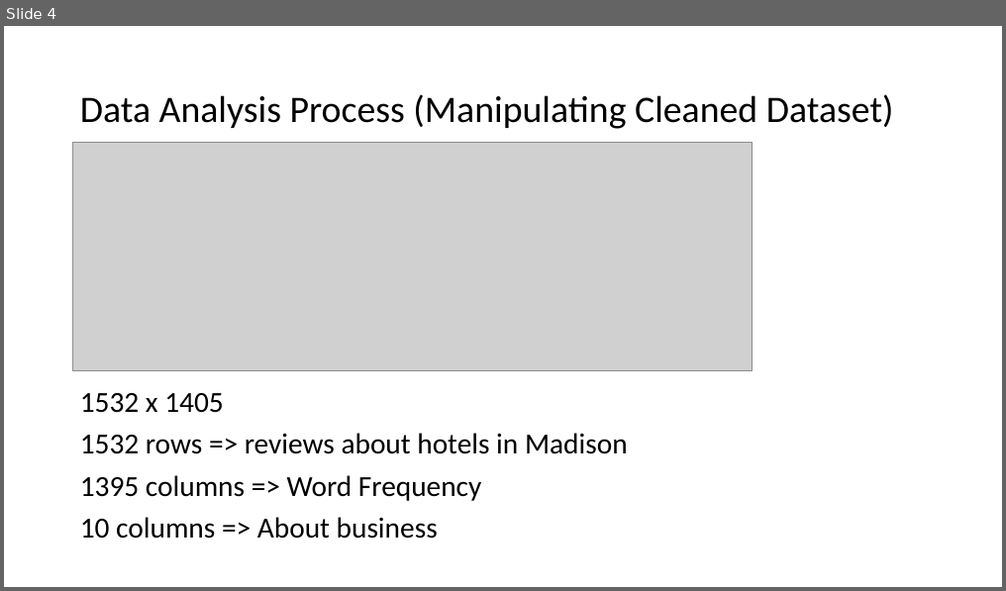
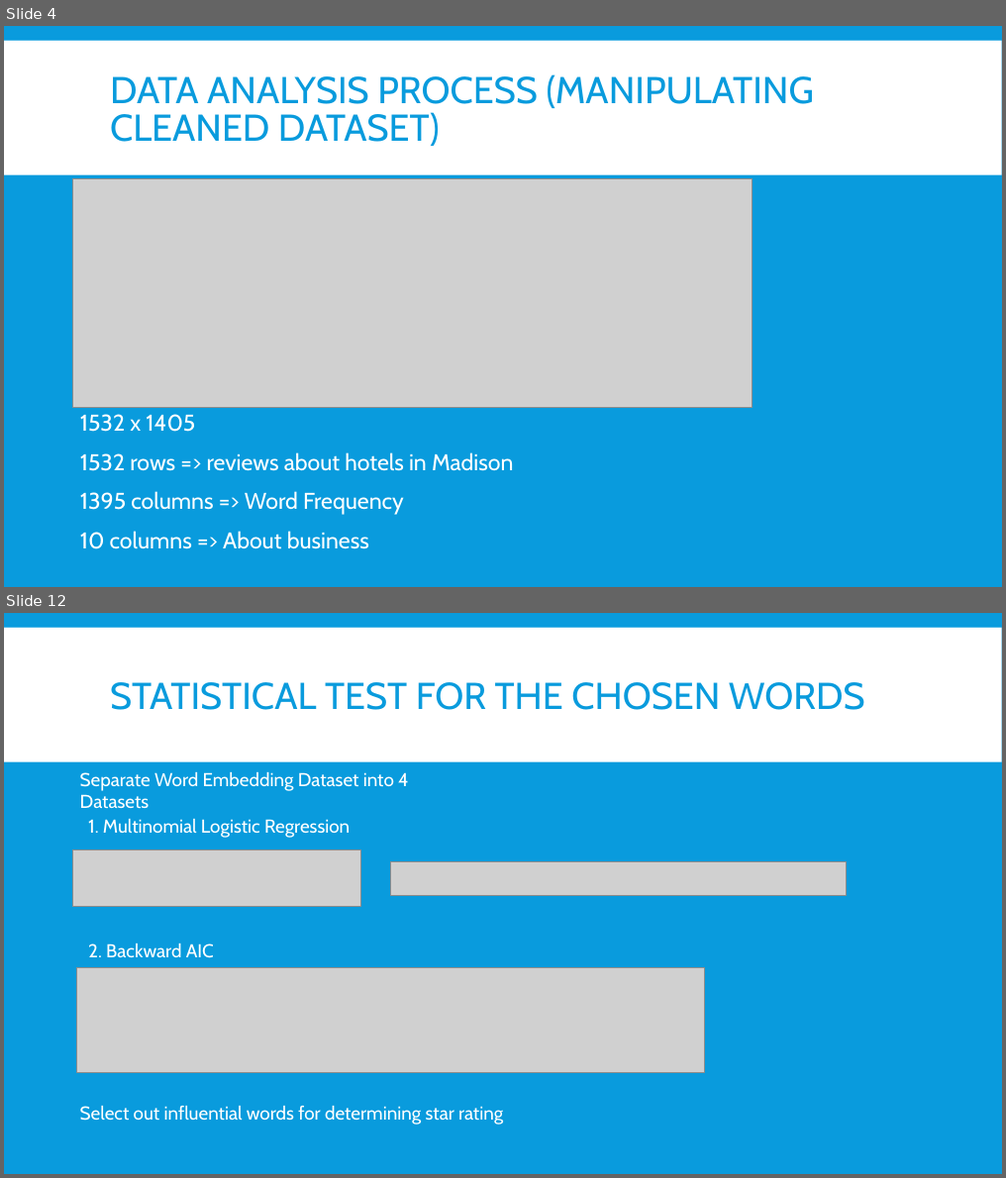
Before and after one commit to cocofreefarm/Module3, a slide deck: Hotels in Madison Area.pptx. Shown one above the other, each under a label of ours: slide 4 before the commit, slides 4 and 12 after it; the slides between them are not shown. The pictures are 1006x591 and 1006x1178 pixels, drawn with LibreOffice and Linux fonts; fonts in the diff are those of the drawing; grey boxes stand for pictures. Boxes give left, top, right and bottom in pixels: in the first picture for what was removed or moved away, otherwise in the second. Text is boxed around its words. In the diff, an @@ line names an element or a change of style, - is before the commit and + after.

```diff
--- a/Hotels in Madison Area.pptx
+++ b/Hotels in Madison Area.pptx
@@ slide 12 added at (x1=4, y1=613, x2=1002, y2=1174), background #099BDD; not listed: 1 template element that a slide beside it also shows @@
@@ title added at (x1=110, y1=682, x2=865, y2=710), 36 pt, text #099BDD @@
+STATISTICAL TEST FOR THE CHOSEN WORDS
@@ text added at (x1=80, y1=771, x2=409, y2=809), 18 pt, text #FFFFFF @@
+Separate Word Embedding Dataset into 4 Datasets
@@ text added at (x1=88, y1=818, x2=350, y2=838), 18 pt, text #FFFFFF @@
+1. Multinomial Logistic Regression
@@ picture added at (x1=73, y1=850, x2=361, y2=907) @@
@@ picture added at (x1=390, y1=861, x2=846, y2=895) @@
@@ picture added at (x1=76, y1=968, x2=704, y2=1072) @@
@@ text added at (x1=88, y1=943, x2=214, y2=959), 18 pt, text #FFFFFF @@
+2. Backward AIC
@@ text added at (x1=80, y1=1105, x2=503, y2=1125), 18 pt, text #FFFFFF @@
+Select out influential words for determining star rating
@@ slide 4 changed as well @@
@@ background #FFFFFF to #099BDD @@
@@ rectangle added at (x1=4, y1=40, x2=1002, y2=174), fill #FFFFFF @@
@@ title at (x1=110, y1=75, x2=814, y2=146): text changed; font Calibri to Cabin; text colour #000000 to #099BDD @@
-Data Analysis Process (Manipulating Cleaned Dataset)
+DATA ANALYSIS PROCESS (MANIPULATING CLEANED DATASET)
@@ picture moved from (x1=73, y1=142, x2=752, y2=371) to (x1=73, y1=178, x2=752, y2=407) @@
@@ text "1532 x 1405" moved from (x1=80, y1=393, x2=628, y2=539) to (x1=80, y1=414, x2=513, y2=550) @@
@@ text "1532 x 1405" at (x1=80, y1=414, x2=513, y2=550): size 28 to 22 pt, font Calibri to Cabin, text colour #000000 to #FFFFFF; more space between paragraphs @@
```
Also in this commit, not shown: 7 other slides changed, 18 other slides added, 1 other file.
